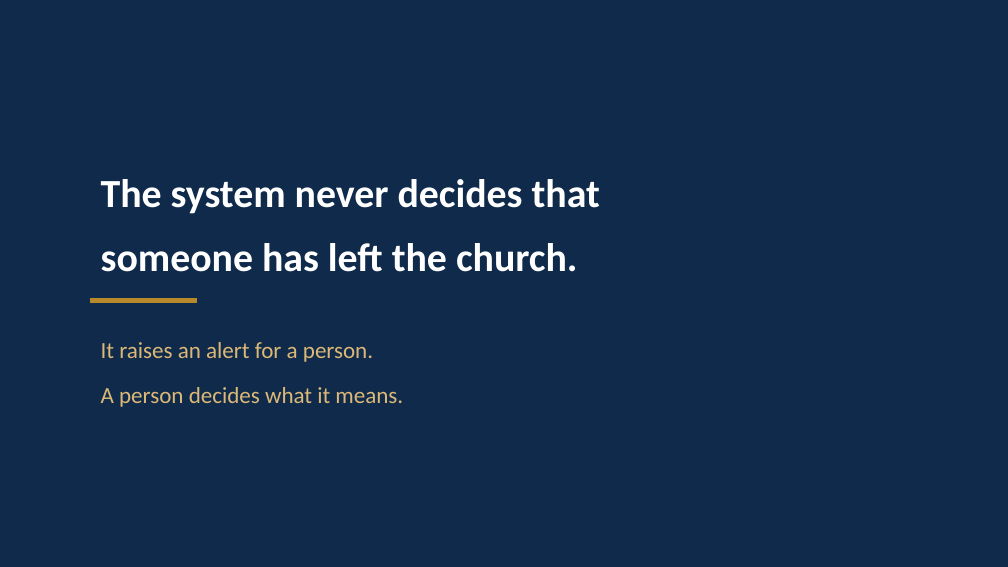
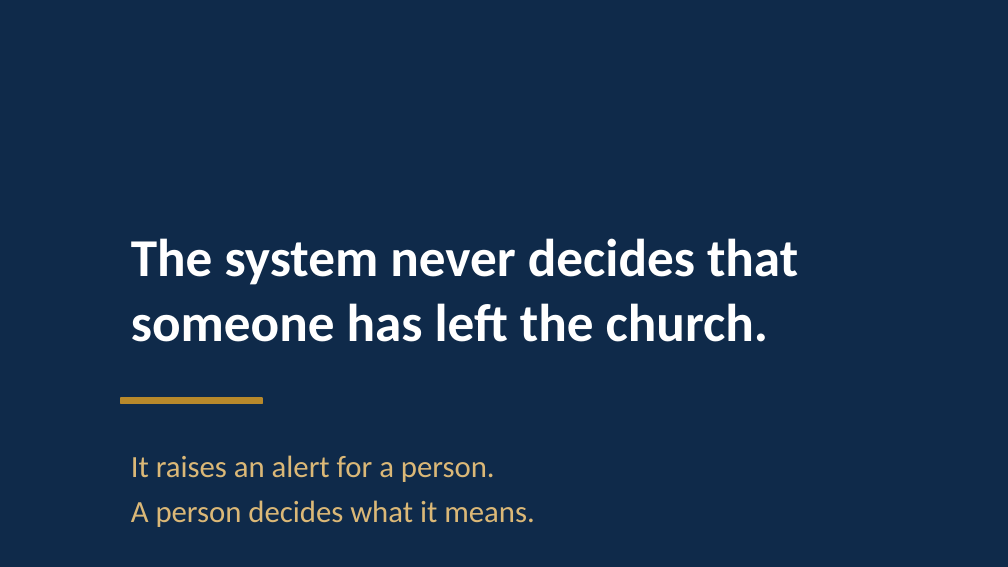
Before and after one commit to nhanhayhaw/ChurchCONNECT, a slide deck: slide 10 of docs/ChurchConnect-Leadership-Presentation.pptx. Drawn at 1008x567 pixels with LibreOffice and Linux fonts; fonts in the diff are those of the drawing. Boxes give left, top, right and bottom in pixels: in the first picture for what was removed or moved away, otherwise in the second. Text is boxed around its words. In the diff, an @@ line names an element or a change of style, - is before the commit and + after.

```diff
--- a/docs/ChurchConnect-Leadership-Presentation.pptx
+++ b/docs/ChurchConnect-Leadership-Presentation.pptx
@@ text "The system never decides that": place and size @@
-text "The system never decides that" at (101, 179, 600, 272)
+text "The system never decides that" at (131, 238, 798, 342)
@@ text "The system never decides that" at (131, 238, 798, 342): size 28.5 to 38 pt @@
@@ rectangle: place and size @@
-rectangle at (91, 298, 197, 302)
+rectangle at (121, 398, 262, 404)
@@ text "It raises an alert for ...": place and size @@
-text "It raises an alert for ..." at (101, 342, 403, 407)
+text "It raises an alert for ..." at (131, 455, 535, 527)
@@ text "It raises an alert for ..." at (131, 455, 535, 527): size 16.5 to 22 pt @@
```
Also in this commit, not shown: 21 other slides changed, 11 other files.
